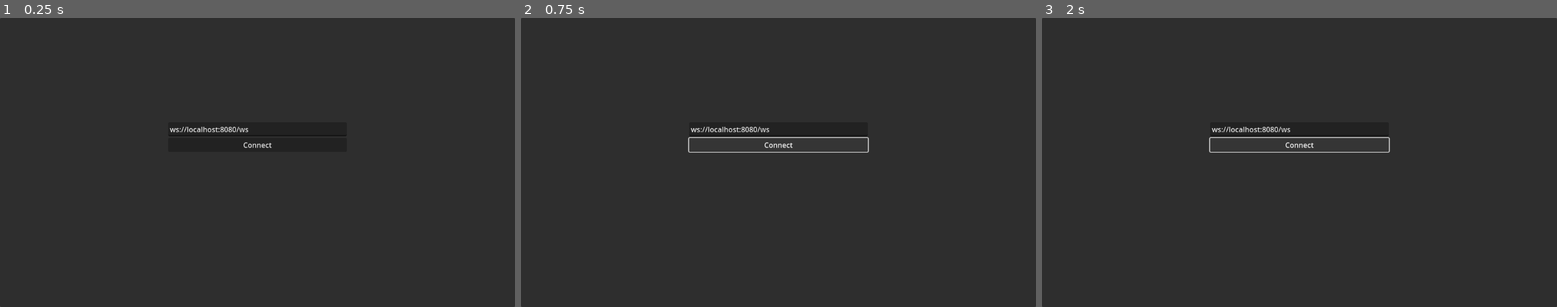
Above: before the commit, frames 1-3 (left to right).
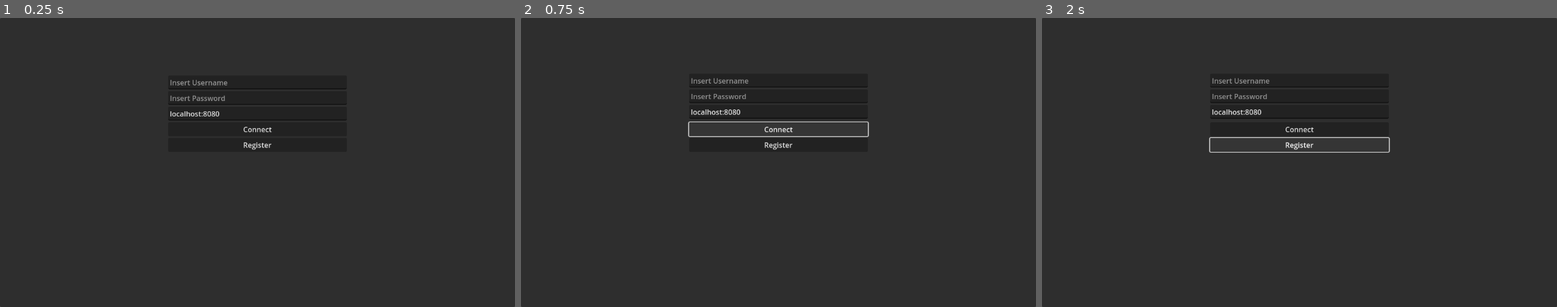
Above: after the commit, the same moments.

Repository: ChikyuKido/ODKT
Game: Godot game, scene res://scene/login_scene.tscn
Same seed, same stepped clock (60 frames per second), same inputs: the game is played once before the commit and once after it.
Inputs (mouse positions are in pixels of both pictures, inside the frame that each line leads up to):
- Up to frame 1 (0.25 s): no input
- Up to frame 2 (0.75 s): click "Connect" at 0.5 s
- Up to frame 3 (2 s): click (1299, 145) at 1.25 s, where only the run after the commit has a clickable "Register"

The runs differ from the first frame. In frame 1, 0.8% of the frame differs, in the area x 32-68%, y 21-46%; in frame 2, 1.4%, in the area x 32-68%, y 20-47%; in frame 3, 0.8%.
Error after the commit: Invalid access to property or key 'error' on a base object of type 'Nil'. (res://scripts/login/connect_handler.gd:25)

Commit message:
more auth

Diff:
--- a/project.godot
+++ b/project.godot
@@ -19,6 +19,10 @@
 
 WebsocketClient="*res://scripts/singletons/websocket_client.gd"
 
+[editor_plugins]
+
+enabled=PackedStringArray("res://addons/protobuf/plugin.cfg")
+
 [rendering]
 
 renderer/rendering_method="mobile"
--- a/scene/login_scene.tscn
+++ b/scene/login_scene.tscn
@@ -1,6 +1,7 @@
-[gd_scene load_steps=2 format=3 uid="uid://cf76kor8v45xd"]
+[gd_scene load_steps=3 format=3 uid="uid://cf76kor8v45xd"]
 
-[ext_resource type="Script" path="res://scripts/login/login_handler.gd" id="1_y840b"]
+[ext_resource type="Script" path="res://scripts/login/connect_handler.gd" id="1_y840b"]
+[ext_resource type="Script" path="res://scripts/login/register_handler.gd" id="2_0851k"]
 
 [node name="Control" type="Control"]
 layout_mode = 3
@@ -9,6 +10,8 @@
 anchor_bottom = 1.0
 grow_horizontal = 2
 grow_vertical = 2
+
+[node name="HTTPRequest" type="HTTPRequest" parent="."]
 
 [node name="Panel" type="Panel" parent="."]
 layout_mode = 1
@@ -32,9 +35,17 @@
 layout_mode = 2
 size_flags_vertical = 3
 
+[node name="UsernameEdit" type="LineEdit" parent="Panel/VBoxContainer"]
+layout_mode = 2
+placeholder_text = "Insert Username"
+
+[node name="PasswordEdit" type="LineEdit" parent="Panel/VBoxContainer"]
+layout_mode = 2
+placeholder_text = "Insert Password"
+
 [node name="UrlEdit" type="LineEdit" parent="Panel/VBoxContainer"]
 layout_mode = 2
-text = "ws://localhost:8080/ws"
+text = "localhost:8080"
 
 [node name="ErrorText" type="RichTextLabel" parent="Panel/VBoxContainer"]
 visible = false
@@ -44,9 +55,15 @@
 "
 fit_content = true
 
-[node name="Button" type="Button" parent="Panel/VBoxContainer"]
+[node name="ConnectButton" type="Button" parent="Panel/VBoxContainer"]
 layout_mode = 2
 text = "Connect"
 script = ExtResource("1_y840b")
 
-[connection signal="pressed" from="Panel/VBoxContainer/Button" to="Panel/VBoxContainer/Button" method="login"]
+[node name="RegisterButton" type="Button" parent="Panel/VBoxContainer"]
+layout_mode = 2
+text = "Register"
+script = ExtResource("2_0851k")
+
+[connection signal="pressed" from="Panel/VBoxContainer/ConnectButton" to="Panel/VBoxContainer/ConnectButton" method="login"]
+[connection signal="pressed" from="Panel/VBoxContainer/RegisterButton" to="Panel/VBoxContainer/RegisterButton" method="_register_user"]
--- /dev/null
+++ b/scripts/login/connect_handler.gd
@@ -0,0 +1,45 @@
+extends Node
+
+@onready var url_edit = $"../UrlEdit"
+@onready var error_text = $"../ErrorText"
+@onready var username_edit = $"../UsernameEdit"
+@onready var password_edit = $"../PasswordEdit"
+@onready var http = $"../../../HTTPRequest"
+
+
+func _on_connect():
+	print("Connected to server")
+	get_tree().change_scene_to_file("res://scene/title_screen.tscn")
+func _on_connection_close(code,reason):
+	error_text.set_visible(true)
+	error_text.clear()
+	error_text.push_color(Color("red"))
+	error_text.add_text(str(code)+": Failed to connect because: "+reason)
+	print("Failed to connect")
+func _on_request_completed(result, response_code, headers, body):
+	var json = JSON.parse_string(body.get_string_from_utf8())
+	error_text.set_visible(true)
+	error_text.clear()
+	if response_code != 200:
+		error_text.push_color(Color("red"))
+		error_text.add_text(str(response_code)+": Failed to login: "+json["error"])
+	else:
+		error_text.push_color(Color("green"))
+		error_text.add_text("Sucessfully logged in. Now connecting")
+		var ws_url = "ws://"+url_edit.text+"/ws"
+		print(WebsocketClient.connect_to_url(ws_url,json["token"]))
+func _ready() -> void:
+	WebsocketClient.connected_to_server.connect(_on_connect)
+	WebsocketClient.connection_closed.connect(_on_connection_close)
+	http.request_completed.connect(_on_request_completed)
+
+func _process(delta: float) -> void:
+	pass
+
+func login():
+	var login_url = "http://"+url_edit.text+"/api/v1/auth/login"
+	var username = username_edit.text
+	var password = password_edit.text
+	var body = JSON.new().stringify({"username":username,"password": password})
+	var headers = ["Content-Type: application/json"]
+	http.request(login_url,headers,HTTPClient.METHOD_POST,body)
--- a/scripts/login/login_handler.gd
+++ /dev/null
@@ -1,25 +0,0 @@
-extends Node
-
-@onready var url_edit = $"../UrlEdit"
-@onready var error_text = $"../ErrorText"
-
-
-func _on_connect():
-	print("Connected to server")
-	get_tree().change_scene_to_file("res://scene/title_screen.tscn")
-func _on_connection_close(code,reason):
-	error_text.set_visible(true)
-	error_text.clear()
-	error_text.push_color(Color("red"))
-	error_text.add_text(str(code)+": Failed to connect because: "+reason)
-	print("Failed to connect")
-
-func _ready() -> void:
-	WebsocketClient.connected_to_server.connect(_on_connect)
-	WebsocketClient.connection_closed.connect(_on_connection_close)
-
-func _process(delta: float) -> void:
-	pass
-
-func login():
-	print(WebsocketClient.connect_to_url(url_edit.text))
--- /dev/null
+++ b/scripts/login/register_handler.gd
@@ -0,0 +1,28 @@
+extends Node
+@onready var username_edit = $"../UsernameEdit"
+@onready var password_edit = $"../PasswordEdit"
+@onready var url_edit = $"../UrlEdit"
+@onready var error_text = $"../ErrorText"
+@onready var http = $"../../../HTTPRequest"
+
+
+func _ready():
+	http.request_completed.connect(_on_request_completed)
+func _register_user() -> void:
+	var username = username_edit.text
+	var password = password_edit.text
+	var url = "http://"+url_edit.text+"/api/v1/auth/register"
+	var body = JSON.new().stringify({"username":username,"password": password})
+	var headers = ["Content-Type: application/json"]
+	http.request(url,headers,HTTPClient.METHOD_POST,body)
+
+func _on_request_completed(result, response_code, headers, body):
+	var json = JSON.parse_string(body.get_string_from_utf8())
+	error_text.set_visible(true)
+	error_text.clear()
+	if response_code != 200:
+		error_text.push_color(Color("red"))
+		error_text.add_text(str(response_code)+": Failed to register: "+json["error"])
+	else:
+		error_text.push_color(Color("green"))
+		error_text.add_text("Sucessfully logged in. You can now connect")
--- a/scripts/singletons/websocket_client.gd
+++ b/scripts/singletons/websocket_client.gd
@@ -9,10 +9,10 @@
 signal message_received(message: Variant)
 
 
-func connect_to_url(url: String) -> int:
+func connect_to_url(url: String,token: String) -> int:
 	if last_state != WebSocketPeer.STATE_CLOSED:
 		return ERR_ALREADY_IN_USE
-	socket.handshake_headers = ["authentication: Bearer token"]
+	socket.handshake_headers = ["authentication: Bearer "+token]
 	var err := socket.connect_to_url(url)
 	if err != OK:
 		return err
Not shown, added: addons/protobuf/parser.gd
Not shown, added: addons/protobuf/plugin.cfg
Not shown, added: addons/protobuf/protobuf_cmdln.gd
Not shown, added: addons/protobuf/protobuf_core.gd
Not shown, added: addons/protobuf/protobuf_ui.gd
Not shown, added: addons/protobuf/protobuf_ui_dock.gd
Not shown, added: addons/protobuf/protobuf_ui_dock.tscn
Not shown, added: addons/protobuf/protobuf_util.gd
